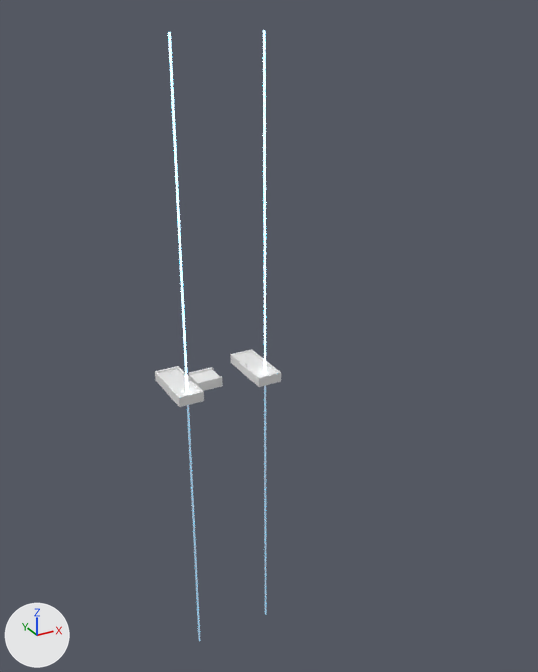
One commit to the Blender file scenes/v.blend: the scene before it, then after it.
Camera for both pictures: a 50 mm lens placed at (-263.0, -579.0, 321.0), pointed at (50.0, -9.0, 36.0). Every picture has the same lights, and +X, +Y and +Z are marked at lower left.

Script lines for the objects in view, before the commit:
```python
me_cube_002 = bpy.data.meshes.new('Cube.002')
me_cube_002.from_pydata(...)  # 20 vertices, 16 faces; spans x -12.0..12.0, y -12.0..12.0, z -4.0..5.5
me_goal = bpy.data.meshes.new('Goal')
me_goal.from_pydata(...)  # 129 vertices, 98 faces; spans x -1.0..1.0, y -1.0..1.0, z -1.0..1.0
me_goal.polygons.foreach_set('use_smooth', [True] * 98)
me_goal.materials.append(mat_goalmaterial)
me_l3platform1 = bpy.data.meshes.new('L3Platform1')
me_l3platform1.from_pydata(...)  # 28 vertices, 24 faces; spans x -12.0..12.0, y -30.0..30.0, z -4.0..5.5
me_l3platform2 = bpy.data.meshes.new('L3Platform2')
me_l3platform2.from_pydata(...)  # 28 vertices, 24 faces; spans x -12.0..12.0, y -30.0..30.0, z -4.0..5.5
ob_goal1_l3 = bpy.data.objects.new('Goal1.L3', me_goal)
ob_goal1_l3.location = (-40.0, -20.0, 5.0)
ob_goal1_l3.scale = (1.0, 1.0, 300.0)
ob_goal1_l3.visible_shadow = False
ob_goal2_l3 = bpy.data.objects.new('Goal2.L3', me_goal)
ob_goal2_l3.location = (40.0, -20.0, 5.0)
ob_goal2_l3.scale = (1.0, 1.0, 300.0)
ob_goal2_l3.visible_shadow = False
ob_l3platform1 = bpy.data.objects.new('L3Platform1', me_l3platform1)
ob_l3platform1.location = (-40.0, 0.0, 0.0)
ob_l3platform1.rotation_euler = (0.0, 0.0, -3.142)  # degrees (0, 0, -180)
ob_l3platform2 = bpy.data.objects.new('L3Platform2', me_l3platform2)
ob_l3platform2.location = (40.0, 0.0, 0.0)
ob_movel3bridge = bpy.data.objects.new('MoveL3Bridge', me_cube_002)
ob_movel3bridge.location = (-13.0, 0.0, 0.0)
```
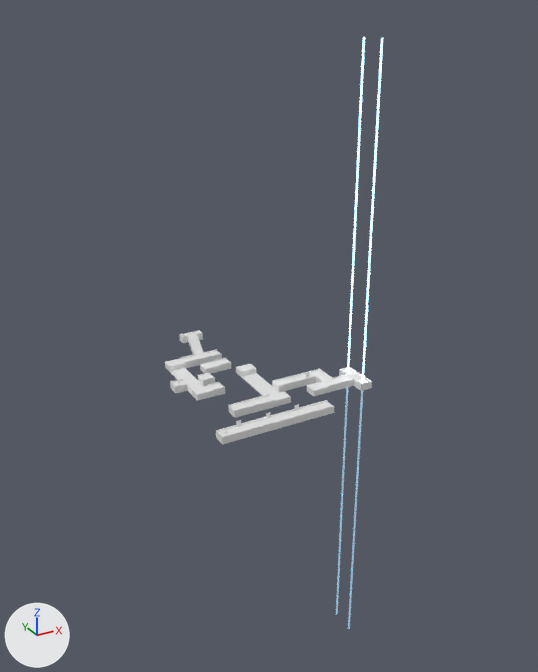
What differs and where, as boxes [x1, y1, x2, y2] in the pictures (538 x 672 px):
'Goal1.L3', moved
    before: [168, 32, 200, 641]
    after: [348, 38, 383, 629]
'Goal2.L3', moved
    before: [263, 30, 267, 614]
    after: [336, 37, 365, 615]
'L4Platform', added
    after: [216, 400, 334, 445]
'L4Maze7', added
    after: [272, 367, 372, 393]
'L3Platform1', deleted
    before: [155, 366, 204, 407]
'L3Platform2', deleted
    before: [230, 349, 281, 387]
'MoveL4Maze3', added
    after: [236, 364, 291, 407]
'L4Maze2', added
    after: [179, 330, 222, 368]
'MoveL4Maze1', added
    after: [165, 359, 213, 401]
'L4Maze5', added
    after: [229, 394, 275, 418]
'MoveL3Bridge', deleted
    before: [188, 367, 223, 391]
'MoveL4End', added
    after: [307, 382, 328, 397]
'MoveL4Maze2', added
    after: [200, 361, 220, 374]
'L4Maze1', added
    after: [170, 379, 188, 394]
'L4Maze3', added
    after: [198, 372, 215, 386]
'L4Maze4', added
    after: [208, 382, 225, 397]
'L4Maze6', added
    after: [215, 358, 231, 371]

The change in detail:
Material 'MaterialMagenta' (mat_materialmagenta) is new.
Its base color is (0.8, 0.8, 0.8) (white #e7e7e7).
Material 'MaterialLime' (mat_materiallime) is new.
Its base color is (0.8, 0.8, 0.8) (white #e7e7e7).
Material 'MaterialCyan' (mat_materialcyan) is new.
Its base color is (0.8, 0.8, 0.8) (white #e7e7e7).
Material 'MaterialYellow' (mat_materialyellow) is new.
Its base color is (0.8, 0.8, 0.8) (white #e7e7e7).
Mesh me_cube_016 is new.
It has 20 vertices, 16 faces and spans x -8.0..8.0, y -72.0..6.0, z -3.0..3.0.
It uses material mat_materialyellow (white #e7e7e7).
Object 'L3Platform2' (ob_l3platform2) is deleted.
Object 'L3Platform1' (ob_l3platform1) is deleted.
Object 'MoveL3Bridge' (ob_movel3bridge) is deleted.
Object 'Goal1.L3' (ob_goal1_l3) moves from (-40.0, -20.0, 5.0) to (112.0, -78.0, 0.0).
Object 'Goal2.L3' (ob_goal2_l3) moves from (40.0, -20.0, 5.0) to (112.0, -54.0, 0.0).
Object 'MoveL4End' (ob_movel4end) is new; it shows a copy of the mesh of ob_movel4end.
Its location is (70.0, -66.0, 0.0).
Object 'L4Platform' (ob_l4platform) is new; it shows a copy of the mesh of ob_l4platform.
Its location is (8.0, -100.0, 0.0).
Object 'MoveL4Maze3' (ob_movel4maze3) is new; it shows a copy of the mesh of ob_movel4maze3.
Its location is (30.0, 0.0, 0.0).
Object 'MoveL4Maze2' (ob_movel4maze2) is new; it shows a copy of the mesh of ob_movel4end.
Its location is (2.0, 22.0, 0.0).
Object 'MoveL4Maze1' (ob_movel4maze1) is new; it shows me_cube_016.
Its location is (-26.0, 44.0, 0.0).
Object 'L4Maze7' (ob_l4maze7) is new; it shows a copy of the mesh of ob_l4maze7.
Its location is (64.0, -44.0, 0.0).
Object 'L4Maze6' (ob_l4maze6) is new; it shows a copy of the mesh of ob_l4maze6.
Its location is (16.0, 22.0, 0.0).
Object 'L4Maze5' (ob_l4maze5) is new; it shows a copy of the mesh of ob_l4maze5.
Its location is (2.0, -66.0, 0.0).
Object 'L4Maze4' (ob_l4maze4) is new; it shows a copy of the mesh of ob_l4maze4.
Its location is (-12.0, -22.0, 0.0).
Object 'L4Maze2' (ob_l4maze2) is new; it shows a copy of the mesh of ob_l4maze2.
Its location is (2.0, 44.0, 0.0).
Object 'L4Maze3' (ob_l4maze3) is new; it shows a copy of the mesh of ob_l4maze3.
Its location is (-12.0, 0.0, 0.0).
Object 'L4Maze1' (ob_l4maze1) is new; it shows a copy of the mesh of ob_l4maze1.
Its location is (-40.0, 0.0, 0.0).
